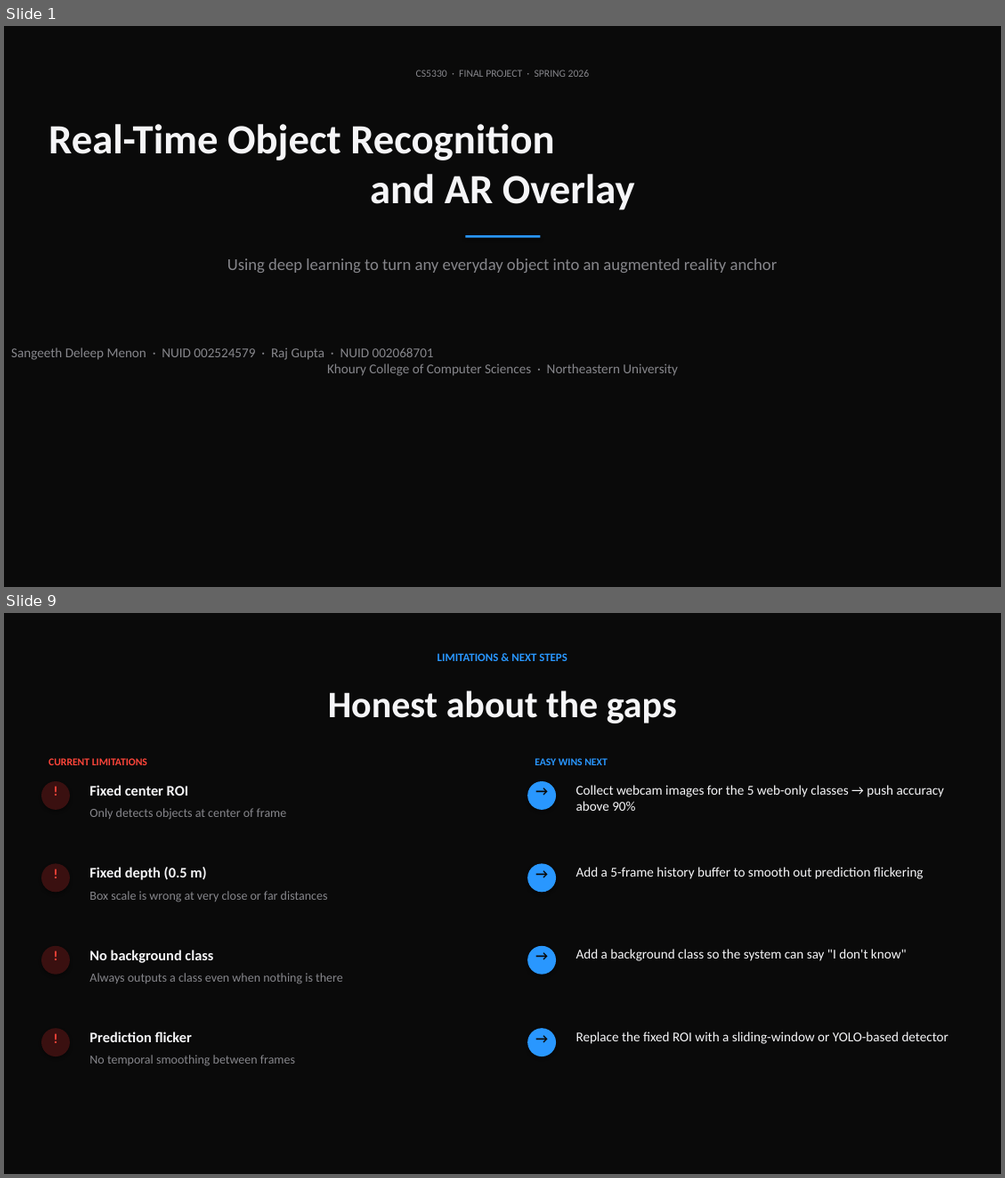
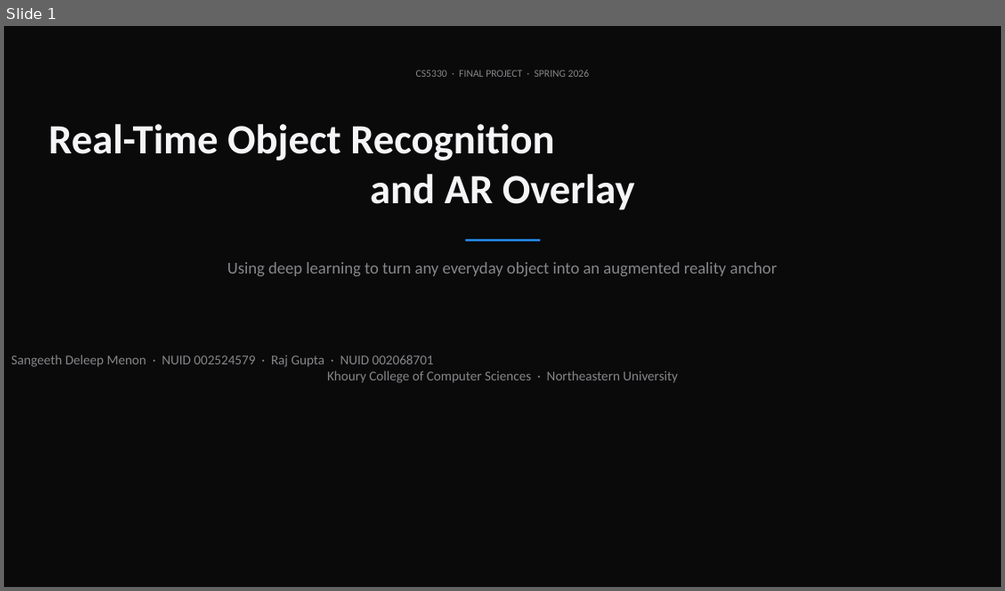
Before and after one commit to sangdelmenon/CS5330_Final_Project, a slide deck: presentation/presentation.pptx. Shown one above the other, each under a label of ours: slides 1 and 9 before the commit, slide 1 after it; the slides between them are not shown. The pictures are 1005x1178 and 1005x591 pixels, drawn with LibreOffice and Linux fonts; fonts in the diff are those of the drawing. Boxes give left, top, right and bottom in pixels: in the first picture for what was removed or moved away, otherwise in the second. Text is boxed around its words. In the diff, an @@ line names an element or a change of style, - is before the commit and + after.

```diff
--- a/presentation/presentation.pptx
+++ b/presentation/presentation.pptx
@@ slide 9 removed at (4, 613, 1001, 1174), background #0A0A0A @@
@@ text removed at (437, 653, 567, 661) @@
-LIMITATIONS & NEXT STEPS
@@ text removed at (328, 690, 677, 723) @@
-Honest about the gaps
@@ text removed at (48, 758, 147, 765) @@
-CURRENT LIMITATIONS
@@ text removed at (534, 758, 607, 765) @@
-EASY WINS NEXT
@@ ellipse removed at (41, 781, 70, 810) @@
@@ text removed at (41, 779, 70, 807) @@
-!
@@ text removed at (89, 785, 188, 795) @@
-Fixed center ROI
@@ ellipse removed at (527, 781, 556, 810) @@
@@ text removed at (527, 779, 556, 807) @@
-→
@@ text removed at (576, 785, 944, 811) @@
-Collect webcam images for the 5 web-only classes → push accuracy above 90%
@@ text removed at (89, 808, 287, 819) @@
-Only detects objects at center of frame
@@ ellipse removed at (41, 863, 70, 892) @@
@@ text removed at (41, 861, 70, 890) @@
-!
@@ text removed at (89, 867, 206, 880) @@
-Fixed depth (0.5 m)
@@ ellipse removed at (527, 863, 556, 892) @@
@@ text removed at (527, 861, 556, 890) @@
-→
@@ text removed at (576, 867, 923, 879) @@
-Add a 5-frame history buffer to smooth out prediction flickering
@@ text removed at (89, 891, 328, 902) @@
-Box scale is wrong at very close or far distances
@@ ellipse removed at (41, 946, 70, 974) @@
@@ text removed at (41, 943, 70, 972) @@
-!
@@ text removed at (89, 949, 213, 963) @@
-No background class
@@ ellipse removed at (527, 946, 556, 974) @@
@@ text removed at (527, 943, 556, 972) @@
-→
@@ text removed at (576, 949, 906, 961) @@
-Add a background class so the system can say "I don't know"
@@ text removed at (89, 973, 343, 984) @@
-Always outputs a class even when nothing is there
@@ ellipse removed at (41, 1028, 70, 1056) @@
@@ text removed at (41, 1026, 70, 1054) @@
-!
@@ text removed at (89, 1031, 192, 1042) @@
-Prediction flicker
@@ ellipse removed at (527, 1028, 556, 1056) @@
@@ text removed at (527, 1026, 556, 1054) @@
-→
@@ text removed at (576, 1031, 948, 1044) @@
-Replace the fixed ROI with a sliding-window or YOLO-based detector
@@ text removed at (89, 1054, 295, 1066) @@
-No temporal smoothing between frames
@@ slide 1 changed as well @@
@@ rectangle: place and size @@
-rectangle at (465, 235, 540, 238)
+rectangle at (465, 239, 540, 241)
@@ text "Using deep learning to turn ...": place and size @@
-text "Using deep learning to turn ..." at (227, 258, 777, 273)
+text "Using deep learning to turn ..." at (227, 262, 777, 276)
@@ text "Sangeeth Deleep Menon · NUID ...": place and size @@
-text "Sangeeth Deleep Menon · NUID ..." at (11, 347, 678, 376)
+text "Sangeeth Deleep Menon · NUID ..." at (11, 354, 678, 383)
```
Also in this commit, not shown: 2 other slides changed, 4 slides added, 6 other slides removed, 6 other files.
